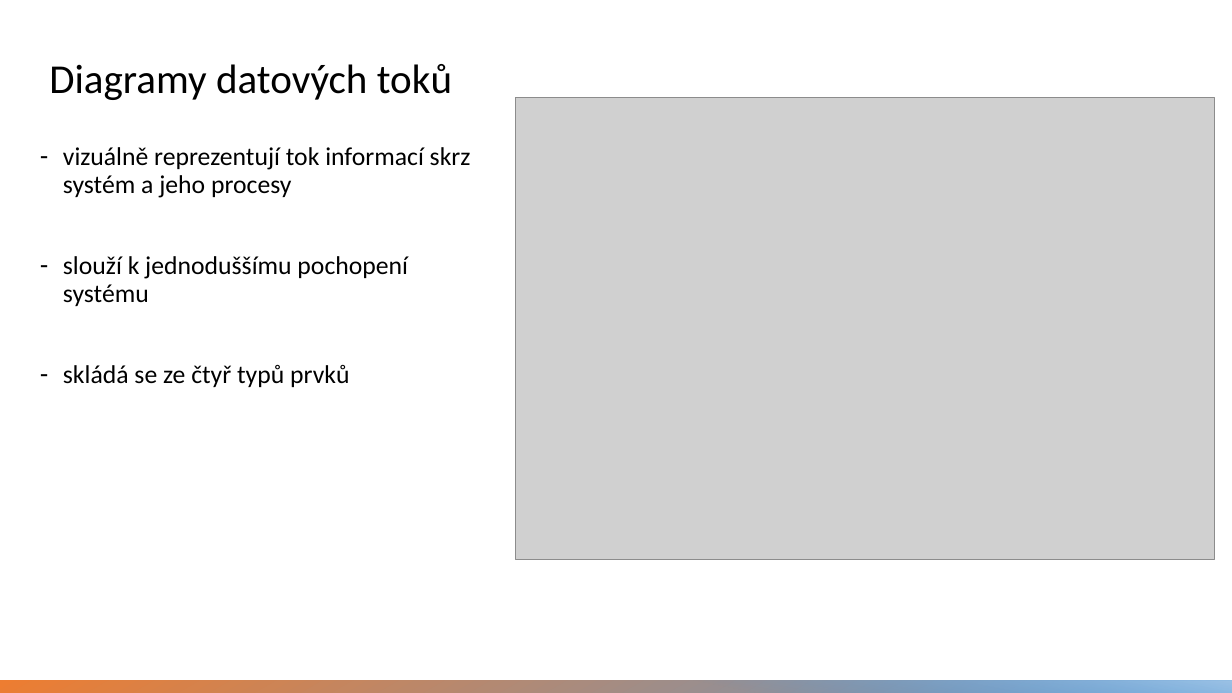
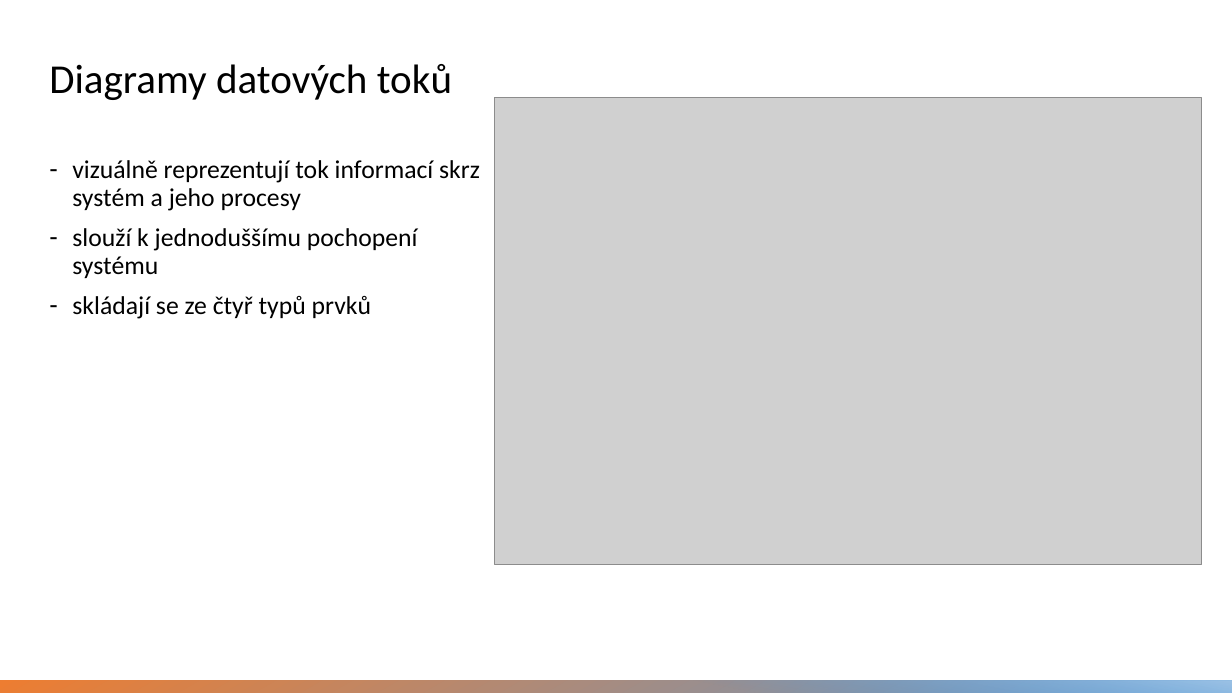
Before and after one commit to hradma10/6.semestr, a slide deck: slide 3 of SBP/Prezentace SBP Hradílek.pptx. Drawn at 1232x693 pixels with LibreOffice and Linux fonts; fonts in the diff are those of the drawing; grey boxes stand for pictures. Boxes give left, top, right and bottom in pixels: in the first picture for what was removed or moved away, otherwise in the second. Text is boxed around its words. In the diff, an @@ line names an element or a change of style, - is before the commit and + after.

```diff
--- a/SBP/Prezentace SBP Hradílek.pptx
+++ b/SBP/Prezentace SBP Hradílek.pptx
@@ picture: place and size @@
-picture at bbox=[516, 98, 1214, 559]
+picture at bbox=[494, 98, 1202, 565]
@@ text "vizuálně reprezentují tok informací skrz ...": place and size @@
-text "vizuálně reprezentují tok informací skrz ..." at bbox=[63, 147, 471, 387]
+text "vizuálně reprezentují tok informací skrz ..." at bbox=[72, 160, 480, 319]
@@ text at bbox=[72, 296, 371, 319]: text changed @@
-– skládá se ze čtyř typů prvků
+– skládají se ze čtyř typů prvků
```
Also in this commit, not shown: 11 other slides changed, 2 slides added, 6 other files.
